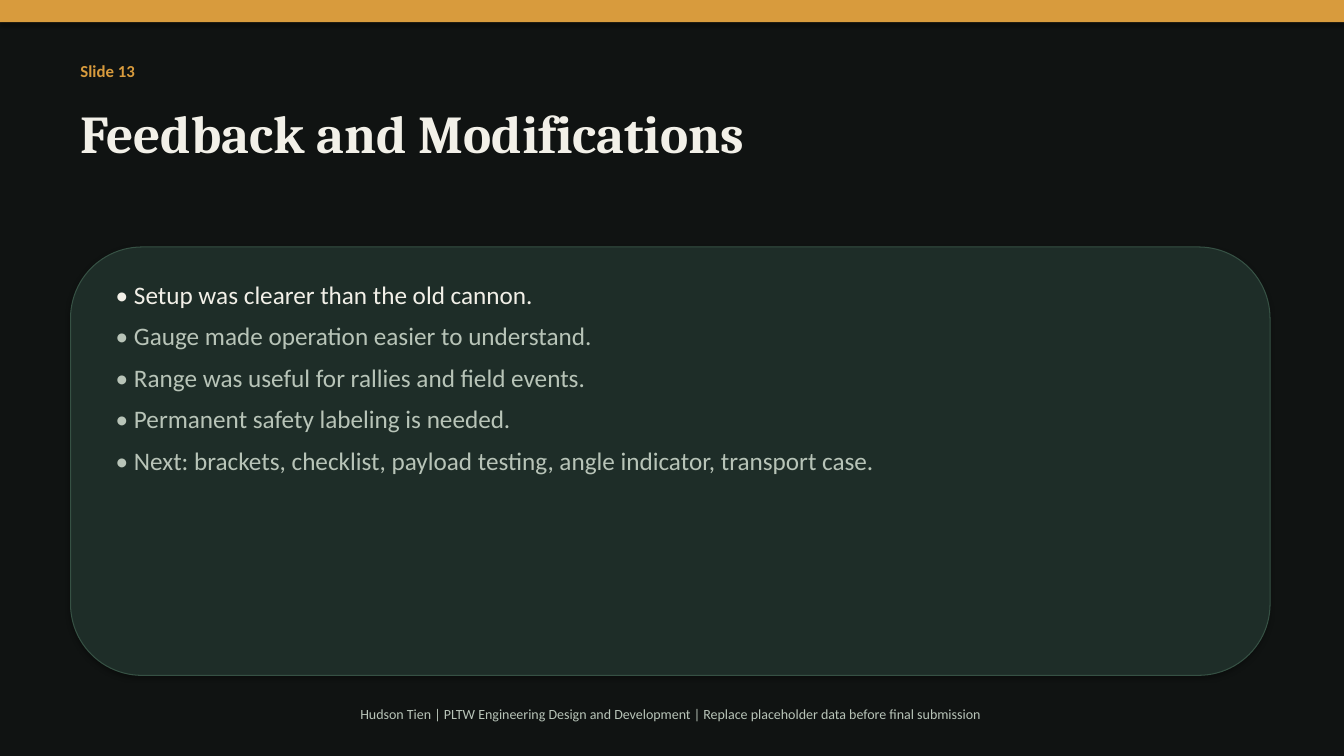
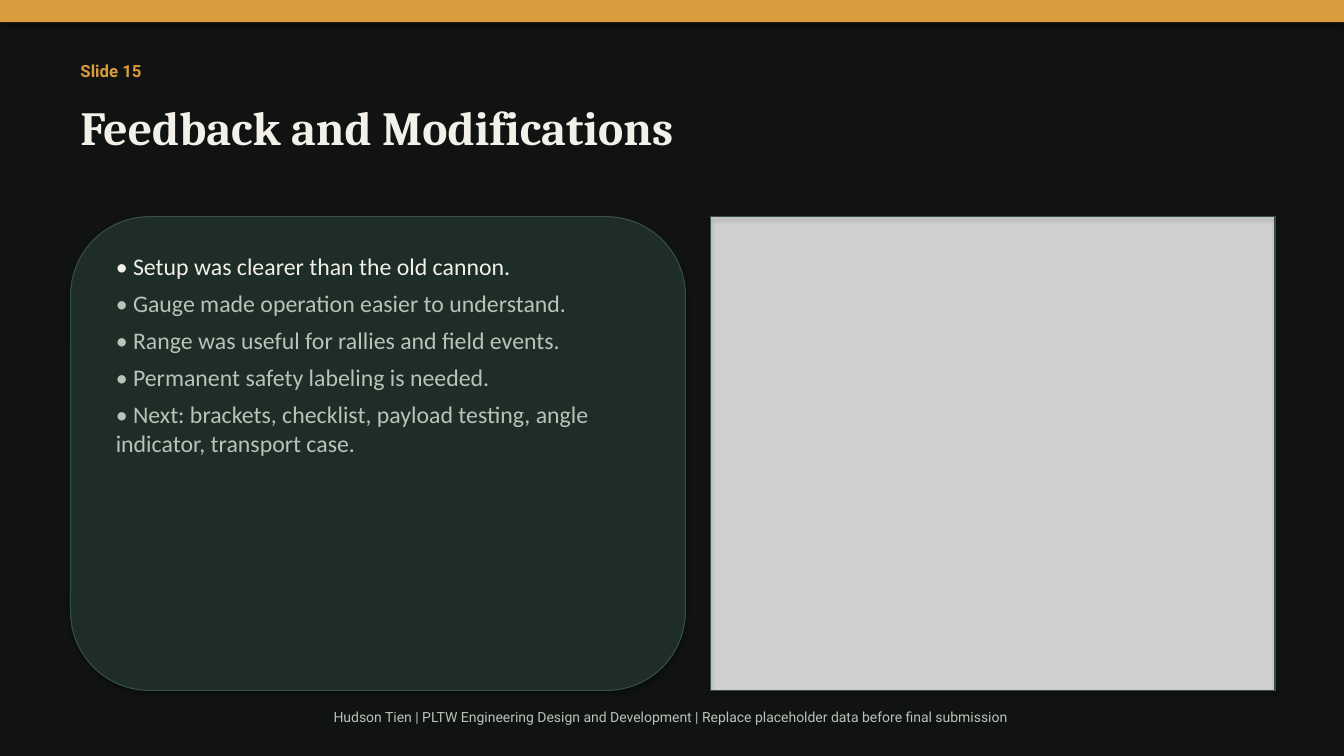
Before and after one commit to tienhdsn-000001/hudson-capstone-site, a slide deck: slide 15 of air-pressure-cannon-presentation.pptx (slide 13 before the commit). Drawn at 1344x756 pixels with LibreOffice and Linux fonts; fonts in the diff are those of the drawing; grey boxes stand for pictures. Boxes give left, top, right and bottom in pixels: in the first picture for what was removed or moved away, otherwise in the second. Text is boxed around its words. In the diff, an @@ line names an element or a change of style, - is before the commit and + after.

```diff
--- a/air-pressure-cannon-presentation.pptx
+++ b/air-pressure-cannon-presentation.pptx
@@ text at (x1=80, y1=64, x2=141, y2=77): text changed; font Calibri to Roboto @@
-Slide 13
+Slide 15
@@ text "Feedback and Modifications" at (x1=80, y1=111, x2=673, y2=146): size 38 to 34 pt @@
@@ rounded rectangle resized from (x1=71, y1=247, x2=1270, y2=676) to (x1=71, y1=217, x2=686, y2=691) @@
@@ picture added at (x1=711, y1=217, x2=1275, y2=691) @@
@@ rectangle added at (x1=711, y1=217, x2=1275, y2=691), outline #365144 1 pt @@
@@ text "• Setup was clearer than ..." moved from (x1=134, y1=286, x2=873, y2=475) to (x1=116, y1=258, x2=588, y2=456) @@
@@ text "• Setup was clearer than ..." at (x1=116, y1=258, x2=588, y2=456): size 18 to 17 pt; less space between paragraphs @@
@@ text "Hudson Tien | PLTW Engineering ..." at (x1=334, y1=711, x2=1007, y2=725): font Calibri to Roboto @@
```
Also in this commit, not shown: 12 other slides changed, 3 slides added, 1 slide removed, 12 other files.
